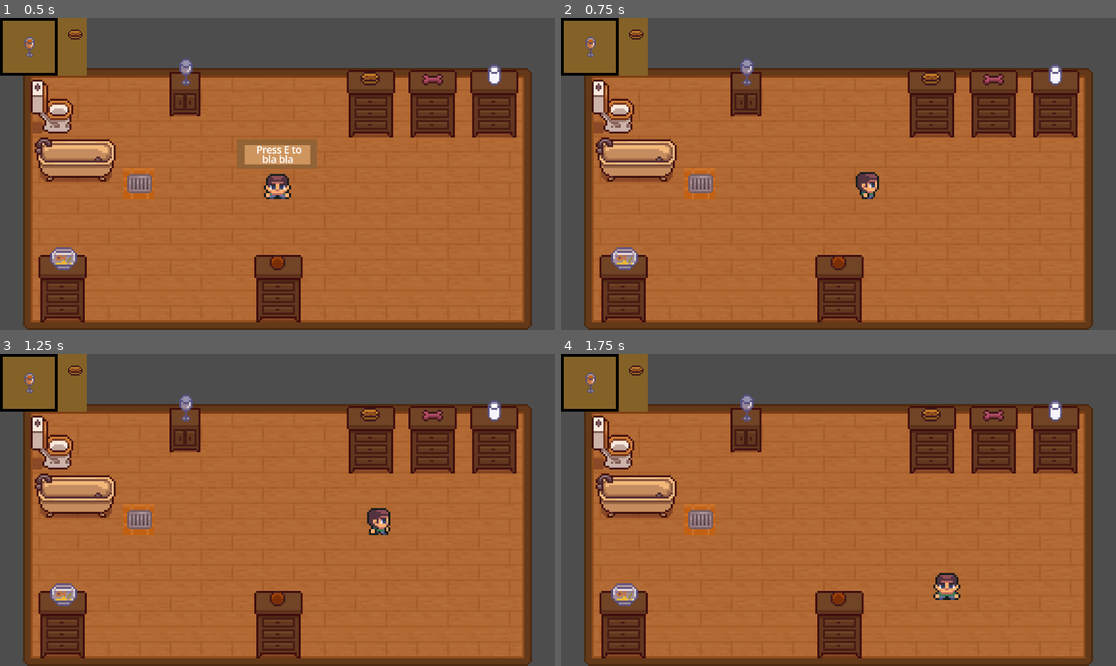
Above: before the commit, frames 1-4 (two rows, left to right).
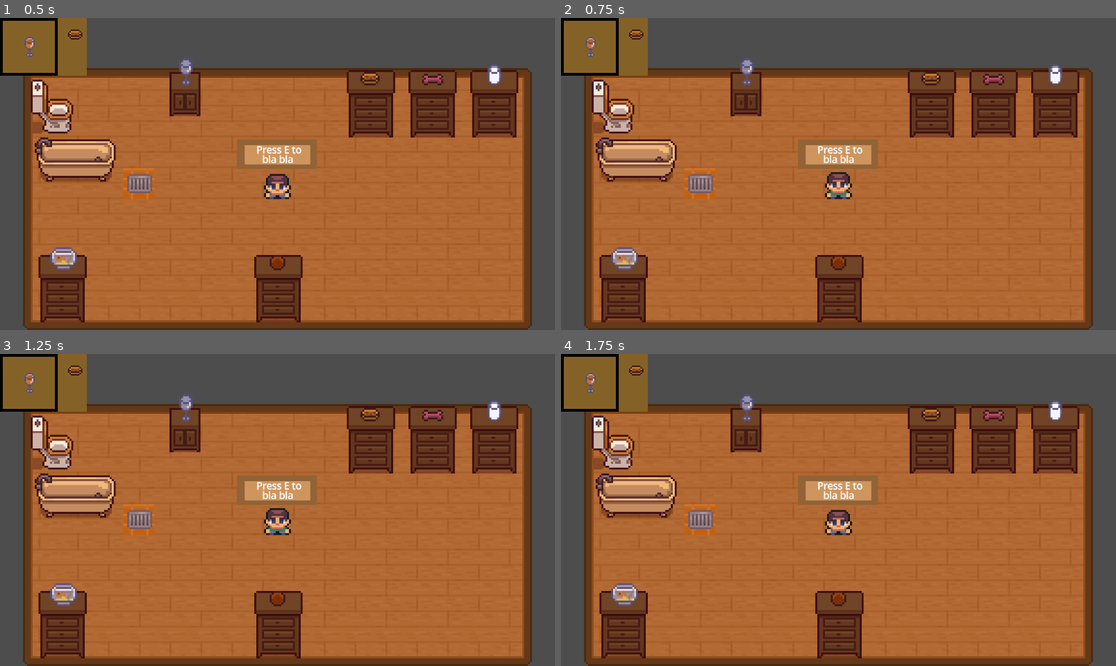
Above: after the commit, the same moments.

Repository: TristanAerikou/reagent_gamejam2026
Game: Godot game, scene res://scenes/main_scene.tscn
Same seed, same stepped clock (60 frames per second), same inputs: the game is played once before the commit and once after it.
Inputs:
- Up to frame 1 (0.5 s): no input
- Up to frame 2 (0.75 s): tap E at 0.5 s; hold D (ui_right) from 0.53 s (still down); tap Space (ui_select) at 0.6 s
- Up to frame 3 (1.25 s): keep holding D (ui_right); tap Space (ui_select) at 0.77, 1.07 s
- Up to frame 4 (1.75 s): tap E at 1.25 s; release D (ui_right) at 1.28 s; hold S (ui_down) from 1.28 s (still down); tap Space (ui_select) at 1.35, 1.52 s

Frame 1 is identical in both runs. In frame 2, 1.9% of the frame differs, in the area x 42-58%, y 38-59%; in frame 3, 2.0%; in frame 4, 2.0%, in the area x 42-72%, y 38-79%.
Error after the commit: Parse Error: Expected statement, found "elif" instead. (res://scripts/character_controller.gd:62)

Commit message:
janky order submissions

Diff:
--- a/reagent-26-gamejam-project/scenes/main_character.tscn
+++ b/reagent-26-gamejam-project/scenes/main_character.tscn
@@ -232,6 +232,7 @@
 [node name="CharacterBody2D" type="CharacterBody2D" parent="." unique_id=469250380]
 y_sort_enabled = true
 script = ExtResource("1_0n537")
+speed = 20000
 
 [node name="Control" type="Control" parent="CharacterBody2D" unique_id=177245064]
 z_index = 3
--- a/reagent-26-gamejam-project/scenes/main_scene.tscn
+++ b/reagent-26-gamejam-project/scenes/main_scene.tscn
@@ -7,6 +7,7 @@
 [ext_resource type="Texture2D" uid="uid://qjgahqsiscw5" path="res://assets/TopDownHouse_FurnitureState1.png" id="6_c16ls"]
 [ext_resource type="Script" uid="uid://b464545lq0bsq" path="res://scripts/badkuip.gd" id="6_rt2n2"]
 [ext_resource type="PackedScene" uid="uid://dnjk10cb4ew5e" path="res://scenes/kast.tscn" id="7_c16ls"]
+[ext_resource type="Script" uid="uid://dwy5ummr2wo30" path="res://scripts/wc.gd" id="8_18nlu"]
 
 [sub_resource type="AtlasTexture" id="AtlasTexture_gubc5"]
 atlas = ExtResource("6_c16ls")
@@ -450,6 +451,7 @@
 
 [node name="WC" type="StaticBody2D" parent="." unique_id=909584279]
 position = Vector2(-112, -50)
+script = ExtResource("8_18nlu")
 
 [node name="WCSprite" type="Sprite2D" parent="WC" unique_id=1060503331]
 texture = SubResource("AtlasTexture_7nt27")
--- a/reagent-26-gamejam-project/scripts/badkuip.gd
+++ b/reagent-26-gamejam-project/scripts/badkuip.gd
@@ -1,12 +1,21 @@
 extends StaticBody2D
 
-enum ReceptEnum { FAIL, SPEED, ORDER }
-
 # Dictionary[ReceptEnum, Array[mainScript.Ingredient]]
-var recepten
+# ^ godot vindt dit type te ingewikkeld en ik mag het niet gebruiken :(
 
 var ingredients: Array[mainScript.Ingredient] = []
 
 func add_ingredient(ingredient: mainScript.Ingredient):
 	ingredients.push_back(ingredient)
-	print(ingredients)
+
+
+func get_potion_texture(ingredients) -> AtlasTexture:
+	var order_type := mainScript.Order.ORANJE
+	if mainScript.Ingredient.ZOUT in ingredients:
+		order_type = mainScript.Order.GEEL
+	elif mainScript.Ingredient.BOT in ingredients:
+		order_type = mainScript.Order.ROOD
+	elif mainScript.Ingredient.KAAS in ingredients:
+		order_type = mainScript.Order.GEEL
+
+	return get_parent().order_textures[order_type]
--- a/reagent-26-gamejam-project/scripts/character_controller.gd
+++ b/reagent-26-gamejam-project/scripts/character_controller.gd
@@ -1,15 +1,18 @@
 extends CharacterBody2D
 
-@export var speed = 75
+@export var speed: int
 @onready var raycast = $RayCast2D
 
-# null or mainScript.Ingredient
+# bevat exact wat je vast hebt en heeft dus geen type
+# null -> lege handen
+# Ingredient -> een enkel ingredient
+# lege array -> leeg glas
+# Array[Ingredient] -> glas met potion in
 var is_carrying
-# null or Array[mainScript.Ingredient]
 
-func get_input():
+func _process(delta):
 	var input_direction = Input.get_vector("ui_left", "ui_right", "ui_up", "ui_down")
-	velocity = input_direction * speed
+	velocity = input_direction * speed * delta
 	change_sprite(input_direction)
 
 	if Input.is_action_just_pressed("ui_select"):
@@ -19,24 +22,51 @@
 		raycast.target_position = input_direction * 16
 		$HeldItem.position = input_direction * 8
 
+	move_and_slide()
+
 func interact():
 	var target = raycast.get_collider()
-	if target != null:
-		if "item_type" in target:
-			$HeldItem.texture = target.item_texture
-			is_carrying = target.item_type
-			$Control.visible = true
-			$Control/Label.text = "Press E to\nPick up object"
+	if target == null:
+		return
 
-		elif "add_ingredient" in target:
-			$Control.visible = true
-			$Control/Label.text = "Press E to\nDrop off object"
-			if is_carrying != null:
-				target.add_ingredient(is_carrying)
-				is_carrying = null
-				$HeldItem.texture = null
+	if target.has_meta("is_glas_kast"):
+		# kast met leeg glas
+		$HeldItem.texture = target.item_texture
+		is_carrying = []
+
+	elif "item_type" in target:
+		# kast met ingredient
+		$HeldItem.texture = target.item_texture
+		is_carrying = target.item_type
+		$Control.visible = true
+		$Control/Label.text = "Press E to\nPick up object"
+
+	elif target.has_method("add_ingredient"):
+		# badkuip
+		$Control.visible = true
+		$Control/Label.text = "Press E to\nDrop off object"
+
+		if is_carrying is Array and len(is_carrying) == 0:
+			# leeg glas
+			is_carrying = target.ingredients.duplicate()
+			target.ingredients.clear()
+			$HeldItem.texture = target.get_potion_texture(is_carrying)
+
+		elif is_carrying != null:
+			target.add_ingredient(is_carrying)
+			is_carrying = null
+			$HeldItem.texture = null
 	else:
 		$Control.visible = false
+
+	elif target.has_method("submit_potion"):
+		# wc
+		if is_carrying is Array[mainScript.Ingredient]:
+			target.submit_potion(is_carrying)
+
+		# gooi zowiezo item in uw hand weg, dus ingredienten en leeg glas kan je weggooien zonder indienen
+		is_carrying = null
+		$HeldItem.texture = null
 
 func change_sprite(direction):
 	var walking_left = Vector2(-1.0, 0.0)
@@ -63,7 +93,3 @@
 			$AnimatedSprite2D.animation = "player_walking_up"
 		walking_down:
 			$AnimatedSprite2D.animation = "player_walking_down"
-
-func _physics_process(_delta):
-	get_input()
-	move_and_slide()
--- a/reagent-26-gamejam-project/scripts/mainScript.gd
+++ b/reagent-26-gamejam-project/scripts/mainScript.gd
@@ -16,12 +16,12 @@
 	#voeg 1 starting order toe
 	_next_order_timeout()
 
-	var rand_ingredient = Ingredient.values().duplicate()
+	var rand_ingredient := Ingredient.values().duplicate()
 	rand_ingredient.shuffle()
-	var kasten = $Kasten.get_children()
+	var kasten := $Kasten.get_children()
 
 	for pos in len(kasten):
-		var opberg_type = Opberg.values().pick_random()
+		var opberg_type: Opberg = Opberg.values().pick_random()
 		kasten[pos].opberg_type = opberg_type
 		kasten[pos].opberg_texture = opberg_textures[opberg_type]
 
@@ -30,7 +30,7 @@
 		kasten[pos].update_vars()
 
 func _next_order_timeout() -> void:
-	var order = order_template.instantiate()
+	var order := order_template.instantiate()
 	$Camera2D/Orders.add_child(order)
 
 	var order_type = Order.values().pick_random()
--- /dev/null
+++ b/reagent-26-gamejam-project/scripts/wc.gd
@@ -0,0 +1,4 @@
+extends Node
+
+func submit_potion(potion: Array[mainScript.Ingredient]):
+	print("drankje ingediend", potion)
Not shown, added: reagent-26-gamejam-project/scripts/wc.gd.uid
